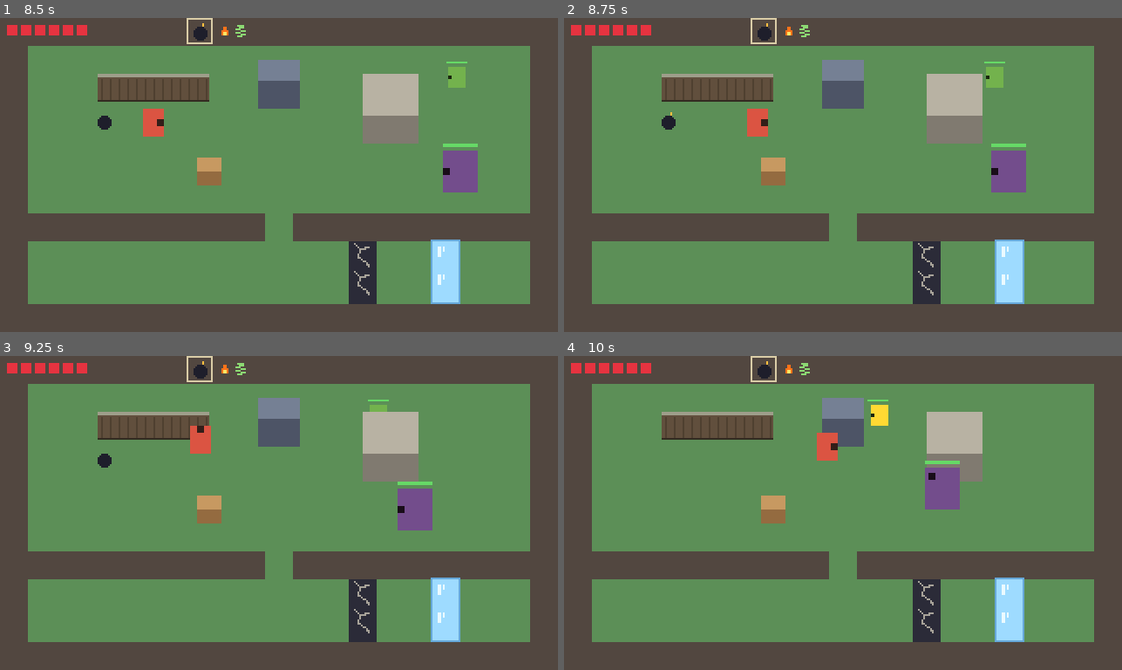
Above: before the commit, frames 1-4 (two rows, left to right).
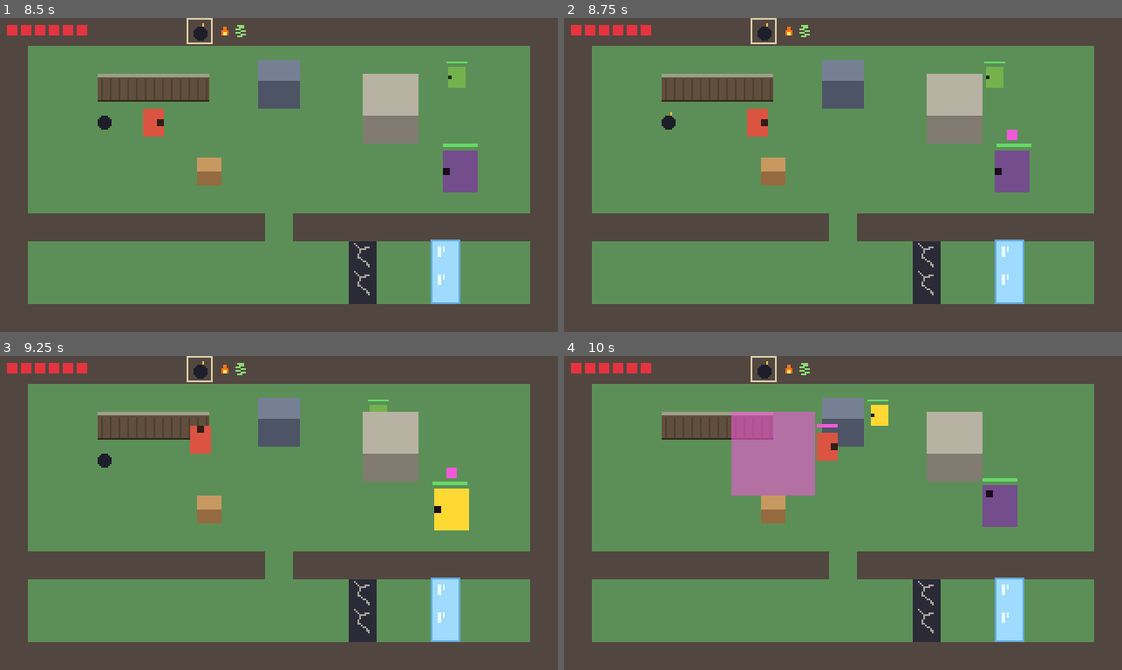
Above: after the commit, the same moments.

Repository: marcelozorza/Alttp2
Game: Godot game, scene res://ui/title_screen.tscn
Two runs of this game, one before a commit and one after it. Both use one fixed random seed, a clock stepped at 60 frames per second and the inputs below.
Inputs:
- Up to frame 1 (8.5 s): click "Capítulo 1: linear" at 0.5 s; hold D (move_right) 1.28-2.03 s; tap J (attack) at 1.35, 5.1 s; hold Escape (back_to_menu) 2.03-2.75 s; tap Shift (lock_facing) at 2.1, 5.85 s; click "Capítulo 1: seed aleatória" at 2.75 s; hold D (move_right) 3.53-4.28 s; tap L (switch_tool) at 3.6, 6.6 s; hold W (move_up) 4.28-5.03 s; tap K (use_tool) at 4.35, 8.1 s; hold A (move_left) 5.03-6.53 s; hold Escape (back_to_menu) 6.53-7.25 s; click "Sala de teste" at 7.25 s; tap Enter at 8 s; hold D (move_right) from 8.03 s (still down)
- Up to frame 2 (8.75 s): keep holding D (move_right)
- Up to frame 3 (9.25 s): release D (move_right) at 8.78 s; hold W (move_up) from 8.78 s (still down); tap J (attack) at 8.85 s
- Up to frame 4 (10 s): release W (move_up) at 9.53 s; hold D (move_right) from 9.53 s (still down); tap Shift (lock_facing) at 9.6 s

Frame 1 is identical in both runs. In frame 2, 0.3% of the frame differs, in the area x 76-84%, y 35-56%; in frame 3, 1.9%; in frame 4, 5.8%, in the area x 30-82%, y 17-55%.
Error in both runs: Invalid call to function 'is_tool' in base 'GDScript'. Expected 0 argument(s). (res://progression/chapter_map.gd:152)

Commit message:
Ugly com granada que trava a espada, 8 de vida e nomes minion e ugly
O inimigo grande passa a se chamar ugly e o pequeno minion, nos arquivos,
no mapa ("u" e "m"), no conferidor do capítulo e na sala de teste. O
comportamento do minion não muda.

O ugly agora morre com 8 golpes de espada e tem um ataque de longe. Com o
personagem entre 64 e 160 px, ele para, ergue uma granada magenta e pisca
em amarelo por 0,6 s. A granada voa em arco por 0,7 s até o centro da casa
onde o personagem estava, e a área de 3 por 3 casas aparece no chão desde
que ela sai da mão. Quem estiver com os pés na área no estouro fica com a
espada travada por 3 s, mostrada por uma barra magenta acima da cabeça. As
ferramentas seguem funcionando. Entre uma granada e outra ele espera 2,5 s.

A sala de teste ganhou a camada de efeitos do chão, onde a granada fica.

Co-Authored-By: Claude Opus 5.5 <noreply@anthropic.com>
Claude-Session: https://claude.ai/code/session_016s7New5LTHa6UAzWiptqTv

Diff:
--- a/enemies/enemy.gd
+++ b/enemies/enemy.gd
@@ -7,15 +7,19 @@
 ## treme, com a direção já travada), dá o bote em linha reta e fica um tempo
 ## parado e vulnerável. Quem desvia durante a preparação escapa.
 ##
-## A massa decide o resto pela física. O inimigo pesado arremessa o personagem
-## no bote e quase não se move com a espada. O leve voa longe com a espada e
-## empurra pouco.
+## Quem tem granada também ataca de longe. Com o personagem longe do alcance do
+## bote, ele para, ergue a granada acima da cabeça piscando em amarelo e joga
+## onde o personagem está. Depois de jogar, espera um tempo até a próxima.
+##
+## A massa decide o resto pela física. O ugly arremessa o personagem no bote e
+## quase não se move com a espada. O minion voa longe com a espada e empurra
+## pouco.
 ##
 ## Cada tipo de golpe tem um multiplicador de dano, que é a parte de pedra,
 ## papel e tesoura do combate. Multiplicador zero torna o inimigo imune: o
 ## golpe só o empurra, e ele pisca em cinza.
 
-enum State { IDLE, APPROACH, WINDUP, LUNGE, RECOVER, STAGGER, DEAD }
+enum State { IDLE, APPROACH, WINDUP, LUNGE, RECOVER, THROW_WINDUP, THROW_RECOVER, STAGGER, DEAD }
 
 ## Cores provisórias dos estados.
 const WINDUP_COLOR := Color(1.0, 0.85, 0.2, 1.0)
@@ -59,6 +63,24 @@
 ## Dano do bote.
 @export_range(1, 10, 1) var damage := 1
 
+@export_group("Granada")
+## Granada que ele joga de longe. Vazio, ele não joga nada.
+@export var grenade_scene: PackedScene
+## Distância mínima, em pixels, para jogar a granada. Mais perto, ele segue se
+## aproximando para o bote.
+@export_range(0.0, 400.0, 1.0) var throw_min_range := 64.0
+## Distância máxima, em pixels, para jogar a granada.
+@export_range(0.0, 400.0, 1.0) var throw_max_range := 160.0
+## Segundos com a granada erguida antes de jogar. É o aviso para o jogador.
+@export_range(0.0, 3.0, 0.05) var throw_windup_time := 0.6
+## Segundos parado depois de jogar.
+@export_range(0.0, 3.0, 0.05) var throw_recover_time := 0.5
+## Segundos entre uma granada e a próxima, contados de quando ela sai da mão.
+@export_range(0.0, 10.0, 0.1) var throw_cooldown := 2.5
+## Segundos até poder jogar a primeira, contados de quando ele volta ao ponto
+## inicial, por exemplo quando o personagem entra na sala.
+@export_range(0.0, 10.0, 0.1) var first_throw_delay := 1.0
+
 var health := 0
 
 var _state := State.IDLE
@@ -69,6 +91,7 @@
 var _lunge_landed := false
 var _hit_tick := -1000
 var _immune_tick := -1000
+var _next_throw_tick := 0
 var _hurt_shape := RectangleShape2D.new()
 
 @onready var _home := global_position
@@ -83,6 +106,7 @@
 
 func _ready() -> void:
 	health = max_health
+	_next_throw_tick = Engine.get_physics_frames() + GameMath.ticks(first_throw_delay)
 
 
 ## Recebe um golpe. O empurrão vem separado, pela física.
@@ -108,6 +132,7 @@
 	velocity = Vector2.ZERO
 	visible = true
 	_base.set_deferred("disabled", false)
+	_next_throw_tick = Engine.get_physics_frames() + GameMath.ticks(first_throw_delay)
 	_enter(State.IDLE)
 
 
@@ -155,6 +180,8 @@
 				_lunge_direction = GameMath.snap_8(to_player)
 				_look_direction = _lunge_direction
 				_enter(State.WINDUP)
+			elif _can_throw(to_player.length()):
+				_enter(State.THROW_WINDUP)
 		State.WINDUP:
 			if elapsed >= GameMath.ticks(windup_time):
 				_lunge_landed = false
@@ -165,6 +192,15 @@
 				_enter(State.RECOVER)
 		State.RECOVER:
 			if elapsed >= GameMath.ticks(recover_time):
+				_enter(State.APPROACH)
+		State.THROW_WINDUP:
+			_look_direction = GameMath.snap_8(to_player)
+			if elapsed >= GameMath.ticks(throw_windup_time):
+				if player:
+					_throw(player.global_position)
+				_enter(State.THROW_RECOVER)
+		State.THROW_RECOVER:
+			if elapsed >= GameMath.ticks(throw_recover_time):
 				_enter(State.APPROACH)
 		State.STAGGER:
 			if elapsed >= GameMath.ticks(stagger_time):
@@ -191,6 +227,38 @@
 			_lunge_landed = true
 
 
+## Joga só quem tem granada, depois da espera desde a última, longe o bastante
+## para não preferir o bote e perto o bastante para alcançar.
+func _can_throw(distance: float) -> bool:
+	return (
+		grenade_scene != null
+		and Engine.get_physics_frames() >= _next_throw_tick
+		and distance >= throw_min_range
+		and distance <= throw_max_range
+	)
+
+
+## A granada sai da mão, acima da cabeça, e cai onde o personagem está agora.
+## Ela fica com os efeitos do chão, que somem ao trocar de sala.
+func _throw(target: Vector2) -> void:
+	_next_throw_tick = Engine.get_physics_frames() + GameMath.ticks(throw_cooldown)
+	var grenade := grenade_scene.instantiate() as Grenade
+	var layer := get_tree().get_first_node_in_group("floor_effects")
+	if layer:
+		layer.add_child(grenade)
+	else:
+		get_parent().add_child(grenade)
+	grenade.launch(global_position, -_held_grenade_rect().get_center().y, target)
+
+
+## Granada erguida acima da cabeça, sem o tremor, relativa à origem nos pés.
+func _held_grenade_rect() -> Rect2:
+	var size := Grenade.BALL_SIZE
+	var center_x := _body_rest_position.x + _body.size.x / 2.0
+	var bottom := _health_bar.position.y - 2.0
+	return Rect2(Vector2(center_x - size.x / 2.0, bottom - size.y), size)
+
+
 func _enter(state: State) -> void:
 	_state = state
 	_state_tick = Engine.get_physics_frames()
@@ -214,21 +282,22 @@
 	return sword_factor
 
 
-## Visual provisório: amarelo piscando na preparação, vermelho no bote, mais
-## escuro na recuperação, branco ao ser atingido e cinza quando o golpe não o
-## afeta. O olho mostra para onde ele vai e a barra acima mostra a vida.
+## Visual provisório: amarelo piscando na preparação do bote e da granada,
+## vermelho no bote, mais escuro parado depois de atacar, branco ao ser atingido
+## e cinza quando o golpe não o afeta. O olho mostra para onde ele vai e a
+## barra acima mostra a vida.
 func _update_visuals() -> void:
 	var elapsed := Engine.get_physics_frames() - _state_tick
 	var color := _body_color
 	var shake := Vector2.ZERO
 	match _state:
-		State.WINDUP:
+		State.WINDUP, State.THROW_WINDUP:
 			var blink := posmod(elapsed, 8) < 4
 			color = WINDUP_COLOR if blink else _body_color
 			shake = Vector2(1.0 if blink else -1.0, 0.0)
 		State.LUNGE:
 			color = LUNGE_COLOR
-		State.RECOVER:
+		State.RECOVER, State.THROW_RECOVER:
 			color = _body_color.darkened(0.35)
 	if Engine.get_physics_frames() - _hit_tick < GameMath.ticks(hit_flash_time):
 		color = HIT_COLOR
@@ -240,3 +309,14 @@
 	var body_center := _body.position + _body.size / 2.0
 	_eye.position = body_center + _look_direction * half - _eye.size / 2.0
 	_health_bar.size.x = _health_bar_width * float(maxi(health, 0)) / max_health
+	if grenade_scene:
+		queue_redraw()
+
+
+## A granada erguida aparece durante o aviso e treme junto com o corpo.
+func _draw() -> void:
+	if _state != State.THROW_WINDUP:
+		return
+	var rect := _held_grenade_rect()
+	rect.position += _body.position - _body_rest_position
+	draw_rect(rect, Player.SWORD_LOCK_COLOR)
--- /dev/null
+++ b/enemies/grenade.gd
@@ -0,0 +1,110 @@
+class_name Grenade
+extends Node2D
+## Granada que o ugly joga de longe. Ela voa em arco até o centro de uma casa e
+## estoura numa área de 3 por 3 casas. A área aparece no chão assim que a
+## granada sai da mão, e um quadrado cresce dentro dela até o estouro, como
+## aviso. Quem estiver com os pés na área no estouro fica com a espada travada.
+## A granada não causa dano, não empurra e só afeta o personagem.
+
+## Tamanho do desenho da granada, em pixels.
+const BALL_SIZE := Vector2(6.0, 6.0)
+const SHADOW_COLOR := Color(0.0, 0.0, 0.0, 0.35)
+## Ticks em que o estouro fica visível.
+const BURST_TICKS := 12
+
+## Segundos no ar, da mão até o chão. É o tempo para sair da área.
+@export_range(0.1, 2.0, 0.05) var flight_time := 0.7
+## Lado da área do estouro, em casas.
+@export_range(1, 7, 1) var area_tiles := 3
+## Altura extra do arco, em pixels, além da altura da mão.
+@export_range(0.0, 64.0, 1.0) var arc_height := 20.0
+## Segundos com a espada travada para quem estiver na área.
+@export_range(0.0, 10.0, 0.5) var sword_lock_time := 3.0
+
+var _from := Vector2.ZERO
+var _from_height := 0.0
+var _launch_tick := 0
+var _burst_tick := -1
+var _area_shape := RectangleShape2D.new()
+
+@onready var _ball: ColorRect = $Ball
+
+
+func _ready() -> void:
+	_ball.color = Player.SWORD_LOCK_COLOR
+
+
+## Lança a granada. Ela sai de from, os pés de quem joga, à altura from_height,
+## e cai no centro da casa de target. Chamar depois de entrar na árvore.
+func launch(from: Vector2, from_height: float, target: Vector2) -> void:
+	var tile := float(ChapterMap.TILE)
+	global_position = ((target / tile).floor() + Vector2(0.5, 0.5)) * tile
+	_from = from
+	_from_height = from_height
+	_launch_tick = Engine.get_physics_frames()
+	_update_ball()
+
+
+func _physics_process(_delta: float) -> void:
+	if _burst_tick >= 0:
+		if Engine.get_physics_frames() - _burst_tick >= BURST_TICKS:
+			queue_free()
+	elif _progress() >= 1.0:
+		_burst()
+	else:
+		_update_ball()
+	queue_redraw()
+
+
+## Fração do voo já percorrida, de 0 a 1.
+func _progress() -> float:
+	var flight := maxi(GameMath.ticks(flight_time), 1)
+	return minf(float(Engine.get_physics_frames() - _launch_tick) / flight, 1.0)
+
+
+## Posição da granada no chão, relativa ao centro da área. É onde fica a sombra.
+func _ground_offset() -> Vector2:
+	return (_from - global_position) * (1.0 - _progress())
+
+
+## A granada segue em linha reta no chão e sobe e desce num arco.
+func _update_ball() -> void:
+	var t := _progress()
+	var height := _from_height * (1.0 - t) + arc_height * 4.0 * t * (1.0 - t)
+	_ball.position = _ground_offset() - Vector2(0.0, height) - BALL_SIZE / 2.0
+
+
+## Área do estouro, relativa ao centro.
+func _area() -> Rect2:
+	var side := float(area_tiles * ChapterMap.TILE)
+	return Rect2(-Vector2(side, side) / 2.0, Vector2(side, side))
+
+
+func _burst() -> void:
+	_burst_tick = Engine.get_physics_frames()
+	_ball.visible = false
+	_area_shape.size = _area().size
+	var query := PhysicsShapeQueryParameters2D.new()
+	query.shape = _area_shape
+	query.transform = Transform2D(0.0, global_position)
+	for result: Dictionary in get_world_2d().direct_space_state.intersect_shape(query, 64):
+		var player := result["collider"] as Player
+		if player:
+			player.lock_sword(sword_lock_time)
+
+
+## Visual provisório: a área no chão com borda, o quadrado que cresce do centro
+## até a borda durante o voo e a sombra da granada. No estouro, a área toda
+## brilha e some.
+func _draw() -> void:
+	var area := _area()
+	var color := Player.SWORD_LOCK_COLOR
+	if _burst_tick >= 0:
+		var fade := 1.0 - float(Engine.get_physics_frames() - _burst_tick) / BURST_TICKS
+		draw_rect(area, Color(color, 0.7 * fade))
+		return
+	draw_rect(area, Color(color, 0.12))
+	draw_rect(area.grow(-0.5), Color(color, 0.8), false, 1.0)
+	var filled := area.size * _progress()
+	draw_rect(Rect2(-filled / 2.0, filled), Color(color, 0.2))
+	draw_rect(Rect2(_ground_offset() - Vector2(3.0, 1.0), Vector2(6.0, 2.0)), SHADOW_COLOR)
--- /dev/null
+++ b/enemies/grenade.tscn
@@ -0,0 +1,13 @@
+[gd_scene format=3]
+
+[ext_resource type="Script" path="res://enemies/grenade.gd" id="1_script"]
+
+[node name="Grenade" type="Node2D"]
+script = ExtResource("1_script")
+
+[node name="Ball" type="ColorRect" parent="."]
+z_index = 1
+offset_right = 6.0
+offset_bottom = 6.0
+mouse_filter = 2
+color = Color(0.95, 0.35, 0.85, 1)
--- a/enemies/light_enemy.tscn
+++ b/enemies/minion.tscn
@@ -5,7 +5,7 @@
 [sub_resource type="RectangleShape2D" id="RectangleShape2D_base"]
 size = Vector2(10, 6)
 
-[node name="LightEnemy" type="CharacterBody2D"]
+[node name="Minion" type="CharacterBody2D"]
 motion_mode = 1
 script = ExtResource("1_script")
 mass = 0.5
--- a/enemies/heavy_enemy.tscn
+++ b/enemies/ugly.tscn
@@ -1,17 +1,18 @@
 [gd_scene format=3]
 
 [ext_resource type="Script" path="res://enemies/enemy.gd" id="1_script"]
+[ext_resource type="PackedScene" path="res://enemies/grenade.tscn" id="2_grenade"]
 
 [sub_resource type="RectangleShape2D" id="RectangleShape2D_base"]
 size = Vector2(18, 10)
 
-[node name="HeavyEnemy" type="CharacterBody2D"]
+[node name="Ugly" type="CharacterBody2D"]
 motion_mode = 1
 script = ExtResource("1_script")
 mass = 3.0
 restitution = 0.5
 friction = 900.0
-max_health = 6
+max_health = 8
 stagger_time = 0.0
 attack_range = 40.0
 walk_speed = 35.0
@@ -23,6 +24,7 @@
 sword_factor = 1
 fire_factor = 1
 blast_factor = 3
+grenade_scene = ExtResource("2_grenade")
 
 [node name="Body" type="ColorRect" parent="."]
 offset_left = -10.0
--- a/player/player.gd
+++ b/player/player.gd
@@ -23,6 +23,10 @@
 ## cresce na tela e mantém o mesmo controle do chão, sem ganhar distância. Com
 ## ela, ele sobe degraus altos (ver obstacles/ledge.gd).
 ##
+## A espada pode ficar travada por um tempo, como faz a granada do ugly. Uma
+## barra magenta acima da cabeça mostra quanto falta, e as ferramentas seguem
+## funcionando.
+##
 ## Os parâmetros exportados podem ser ajustados com o jogo rodando, pela aba
 ## Remoto da árvore de cena, e o efeito é imediato.
 
@@ -35,6 +39,12 @@
 const WOBBLE_COLOR := Color(1.0, 0.15, 0.15, 1.0)
 const FALLEN_COLOR := Color(0.45, 0.4, 0.4, 1.0)
 const KNOCKBACK_COLOR := Color(1.0, 1.0, 1.0, 1.0)
+## Cor da espada travada. A granada do ugly usa a mesma cor.
+const SWORD_LOCK_COLOR := Color(0.95, 0.35, 0.85, 1.0)
+## Cor da barra da trava ao apertar o ataque com a espada travada.
+const SWORD_DENIED_COLOR := Color(1.0, 1.0, 1.0, 1.0)
+## Ticks em que a barra da trava fica branca depois de um aperto sem efeito.
+const SWORD_DENIED_TICKS := 6
 const BOMB_SCENE := preload("res://items/bomb.tscn")
 const FIREBALL_SCENE := preload("res://items/fireball.tscn")
 ## Desvios laterais, em pixels, tentados ao cruzar um degrau desalinhado.
@@ -134,6 +144,9 @@
 var _z_velocity := 0.0
 var _visual_offset := 0.0
 var _drawn_height := 0.0
+var _sword_lock_until_tick := 0
+var _sword_lock_ticks := 1
+var _sword_denied_tick := -1000
 
 @onready var _visual: Node2D = $Visual
 @onready var _body: ColorRect = $Visual/Body
@@ -142,6 +155,8 @@
 @onready var _body_rest_size: Vector2 = _body.size
 @onready var _facing_marker: ColorRect = $Visual/FacingMarker
 @onready var _sword: Sword = $Visual/Sword
+@onready var _sword_lock_bar: ColorRect = $Visual/SwordLock
+@onready var _sword_lock_width: float = _sword_lock_bar.size.x
 @onready var _shadow: ColorRect = $Shadow
 @onready var _feet: CollisionShape2D = $Feet
 
@@ -243,8 +258,28 @@
 		_respawn()
 
 
+## Trava a espada por alguns segundos. Durante a invencibilidade, nada
+## acontece. Uma trava nova nunca encurta a que já existe.
+func lock_sword(seconds: float) -> void:
+	var now := Engine.get_physics_frames()
+	if now < _invincible_until_tick:
+		return
+	var until := now + GameMath.ticks(seconds)
+	if until > _sword_lock_until_tick:
+		_sword_lock_until_tick = until
+		_sword_lock_ticks = maxi(until - now, 1)
+
+
+func is_sword_locked() -> bool:
+	return Engine.get_physics_frames() < _sword_lock_until_tick
+
+
 ## Golpe de espada na direção da frente. Correr e atacar encerra a corrida.
+## Com a espada travada, o aperto só faz a barra da trava piscar.
 func _attack() -> void:
+	if is_sword_locked():
+		_sword_denied_tick = Engine.get_physics_frames()
+		return
 	if _state == State.RUN:
 		_enter(State.WALK)
 	_sword.attack(facing)
@@ -261,6 +296,7 @@
 	_z_velocity = 0.0
 	_visual_offset = 0.0
 	_drawn_height = 0.0
+	_sword_lock_until_tick = 0
 	_enter(State.WALK)
 	respawned.emit()
 
@@ -495,7 +531,8 @@
 
 ## Visual provisório: a cor do corpo indica o estado, o corpo treme no
 ## desequilíbrio, fica deitado na queda e um quadrado na borda mostra para
-## onde o personagem olha.
+## onde o personagem olha. Com a espada travada, uma barra acima da cabeça
+## encolhe até a trava acabar.
 func _update_visuals() -> void:
 	var color := _walk_color
 	var shake := Vector2.ZERO
@@ -531,3 +568,16 @@
 	var body_center := Vector2(0.0, -4.0)
 	var center := body_center + facing * Vector2(4.0, 6.0)
 	_facing_marker.position = center - _facing_marker.size / 2.0
+	_update_sword_lock_bar()
+
+
+func _update_sword_lock_bar() -> void:
+	var now := Engine.get_physics_frames()
+	var left := _sword_lock_until_tick - now
+	_sword_lock_bar.visible = left > 0
+	if left <= 0:
+		return
+	_sword_lock_bar.size.x = _sword_lock_width * left / _sword_lock_ticks
+	_sword_lock_bar.position.x = -_sword_lock_bar.size.x / 2.0
+	var denied := now - _sword_denied_tick < SWORD_DENIED_TICKS
+	_sword_lock_bar.color = SWORD_DENIED_COLOR if denied else SWORD_LOCK_COLOR
--- a/player/player.tscn
+++ b/player/player.tscn
@@ -46,5 +46,14 @@
 mouse_filter = 2
 color = Color(0.86, 0.9, 0.95, 1)
 
+[node name="SwordLock" type="ColorRect" parent="Visual"]
+visible = false
+offset_left = -6.0
+offset_top = -17.0
+offset_right = 6.0
+offset_bottom = -15.0
+mouse_filter = 2
+color = Color(0.95, 0.35, 0.85, 1)
+
 [node name="Feet" type="CollisionShape2D" parent="."]
 shape = SubResource("RectangleShape2D_feet")
--- a/progression/chapter_map.gd
+++ b/progression/chapter_map.gd
@@ -9,7 +9,7 @@
 ## - "A" a "Z" baús. O conteúdo vem da distribuição, nunca do mapa.
 ## - "1" a "9" bloqueios. O tipo de cada um vem dos dados do capítulo. Casas
 ##   com o mesmo número formam um só bloqueio.
-## - "l" inimigo leve, "h" pesado, "i" de gelo, "*" chefe, "c" caixa leve.
+## - "m" minion, "u" ugly, "i" inimigo de gelo, "*" chefe, "c" caixa leve.
 ##
 ## As regras de alcance são as mesmas do jogo: parede rachada passa com a
 ## bomba, gelo passa com a chama, e a face de degrau passa de baixo para cima
--- a/world/chapter_one/chapter_one.gd
+++ b/world/chapter_one/chapter_one.gd
@@ -19,8 +19,8 @@
 const CRACKED_WALL_SCENE := preload("res://obstacles/cracked_wall.tscn")
 const ICE_BLOCK_SCENE := preload("res://obstacles/ice_block.tscn")
 const LEDGE_SCENE := preload("res://obstacles/ledge.tscn")
-const LIGHT_ENEMY_SCENE := preload("res://enemies/light_enemy.tscn")
-const HEAVY_ENEMY_SCENE := preload("res://enemies/heavy_enemy.tscn")
+const MINION_SCENE := preload("res://enemies/minion.tscn")
+const UGLY_SCENE := preload("res://enemies/ugly.tscn")
 const ICE_SLIME_SCENE := preload("res://enemies/ice_slime.tscn")
 const BOSS_SCENE := preload("res://enemies/boss.tscn")
 const LIGHT_CRATE_SCENE := preload("res://objects/light_crate.tscn")
@@ -147,10 +147,10 @@
 			_player = PLAYER_SCENE.instantiate() as Player
 			_player.position = center
 			_objects.add_child(_player)
-		"l":
-			_add_enemy(LIGHT_ENEMY_SCENE, cell)
-		"h":
-			_add_enemy(HEAVY_ENEMY_SCENE, cell)
+		"m":
+			_add_enemy(MINION_SCENE, cell)
+		"u":
+			_add_enemy(UGLY_SCENE, cell)
 		"i":
 			_add_enemy(ICE_SLIME_SCENE, cell)
 		"*":
--- a/world/chapter_one/chapter_one_data.gd
+++ b/world/chapter_one/chapter_one_data.gd
@@ -19,11 +19,11 @@
 	"                    #########..#########",
 	"                    #########88#########",
 	"                    #..................#",
-	"                    #.........l........#",
+	"                    #.........m........#",
 	"                    #..................#",
 	"                    #########99#########",
 	"                    #..................#",
-	"                    #....h........i....#",
+	"                    #....u........i....#",
 	"                    #..................#",
 	"                    #..................#",
 	"                    #########..#########",
@@ -31,16 +31,16 @@
 	"#..................##::::::::::::::::::##..........#::::F::#",
 	"#...D..............##::::::::::::::::::##..........#:::::::#",
 	"#..................##555555555555555555##..........#7777777#",
-	"#.....l................................4...................#",
-	"#..............l.......................4...................#",
-	"#..................##....l.............##...E....i.........#",
-	"#..................##..................##.............l....#",
+	"#.....m................................4...................#",
+	"#..............m.......................4...................#",
+	"#..................##....m.............##...E....i.........#",
+	"#..................##..................##.............m....#",
 	"#..................##..................##..................#",
 	"#########..##################..##################..#########",
 	"#########33##################..##################66#########",
 	"#..................##..................##..................#",
-	"#.....l............##..................##...A..............#",
-	"#..................##....l.......c.....##.........h........#",
+	"#.....m............##..................##...A..............#",
+	"#..................##....m.......c.....##.........u........#",
 	"#...................1......................................#",
 	"#...................1..................................#####",
 	"#...C..............##..................##..............2...#",
--- a/world/test_room.tscn
+++ b/world/test_room.tscn
@@ -3,8 +3,8 @@
 [ext_resource type="PackedScene" path="res://player/player.tscn" id="1_player"]
 [ext_resource type="PackedScene" path="res://objects/light_crate.tscn" id="2_crate"]
 [ext_resource type="PackedScene" path="res://objects/heavy_block.tscn" id="3_block"]
-[ext_resource type="PackedScene" path="res://enemies/heavy_enemy.tscn" id="4_heavy_enemy"]
-[ext_resource type="PackedScene" path="res://enemies/light_enemy.tscn" id="5_light_enemy"]
+[ext_resource type="PackedScene" path="res://enemies/ugly.tscn" id="4_ugly"]
+[ext_resource type="PackedScene" path="res://enemies/minion.tscn" id="5_minion"]
 [ext_resource type="Script" path="res://ui/hud.gd" id="6_hud"]
 [ext_resource type="Script" path="res://world/test_room.gd" id="7_script"]
 [ext_resource type="PackedScene" path="res://obstacles/ledge.tscn" id="8_ledge"]
@@ -120,6 +120,8 @@
 position = Vector2(248, 128)
 size = Vector2(16, 36)
 
+[node name="FloorEffects" type="Node2D" parent="." groups=["floor_effects"]]
+
 [node name="Objects" type="Node2D" parent="."]
 y_sort_enabled = true
 
@@ -155,10 +157,10 @@
 position = Vector2(48, 64)
 starting_tools = 7
 
-[node name="HeavyEnemy" parent="Objects" instance=ExtResource("4_heavy_enemy")]
+[node name="Ugly" parent="Objects" instance=ExtResource("4_ugly")]
 position = Vector2(270, 100)
 
-[node name="LightEnemy" parent="Objects" instance=ExtResource("5_light_enemy")]
+[node name="Minion" parent="Objects" instance=ExtResource("5_minion")]
 position = Vector2(272, 40)
 
 [node name="HUD" type="CanvasLayer" parent="."]
Not shown, changed: docs/design.md
